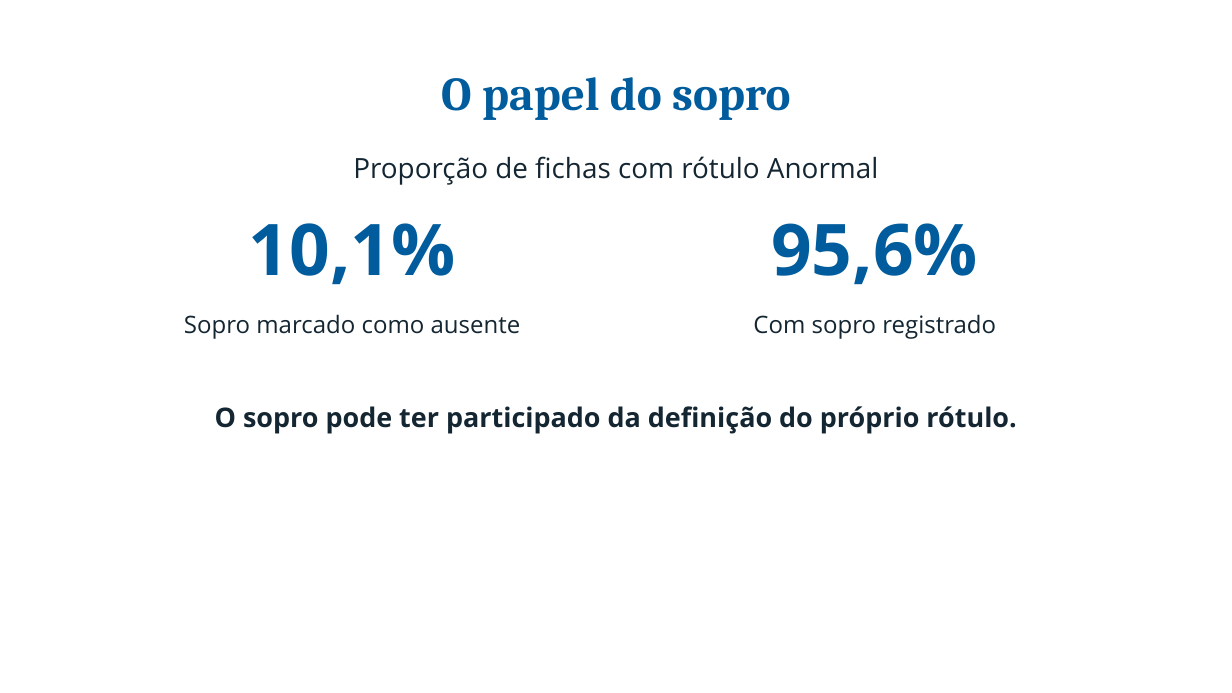
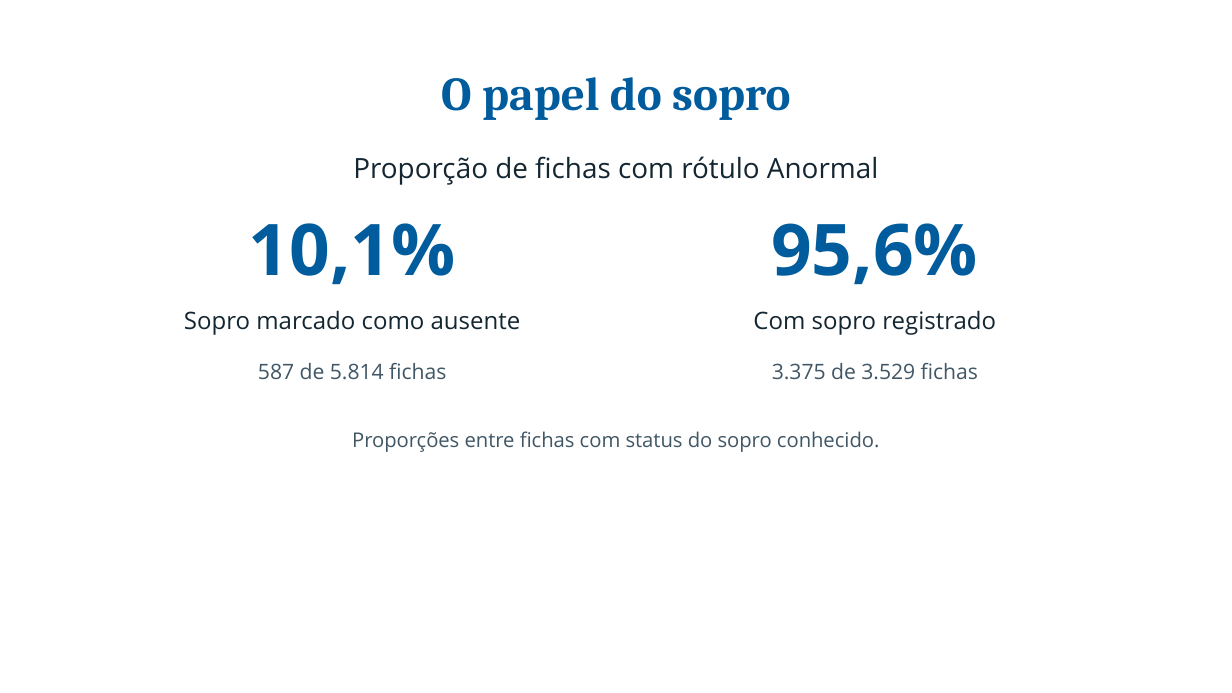
Before and after one commit to pedroafm06/Data-Mining, a slide deck: slide 14 of presentation/a2_inf/output/Apresentacao_A2_INF.pptx (slide 13 before the commit). Drawn at 1232x693 pixels with LibreOffice and Linux fonts; fonts in the diff are those of the drawing; background and template pictures are left out. Boxes give left, top, right and bottom in pixels: in the first picture for what was removed or moved away, otherwise in the second. Text is boxed around its words. In the diff, an @@ line names an element or a change of style, - is before the commit and + after.

```diff
--- a/presentation/a2_inf/output/Apresentacao_A2_INF.pptx
+++ b/presentation/a2_inf/output/Apresentacao_A2_INF.pptx
@@ text "Sopro marcado como ausente": place and size @@
-text "Sopro marcado como ausente" at (184, 314, 521, 339)
+text "Sopro marcado como ausente" at (184, 310, 521, 335)
@@ text "Com sopro registrado": place and size @@
-text "Com sopro registrado" at (753, 314, 996, 339)
+text "Com sopro registrado" at (753, 310, 996, 335)
@@ text added at (258, 363, 446, 380), 16.5 pt, text #415766 @@
+587 de 5.814 fichas
@@ text added at (772, 363, 978, 380), 16.5 pt, text #415766 @@
+3.375 de 3.529 fichas
@@ text removed at (215, 406, 1016, 434) @@
-O sopro pode ter participado da definição do próprio rótulo.
@@ text added at (352, 431, 879, 452), 15.8 pt, text #415766 @@
+Proporções entre fichas com status do sopro conhecido.
```
Also in this commit, not shown: 13 other slides changed, 2 slides added, 6 other files.
